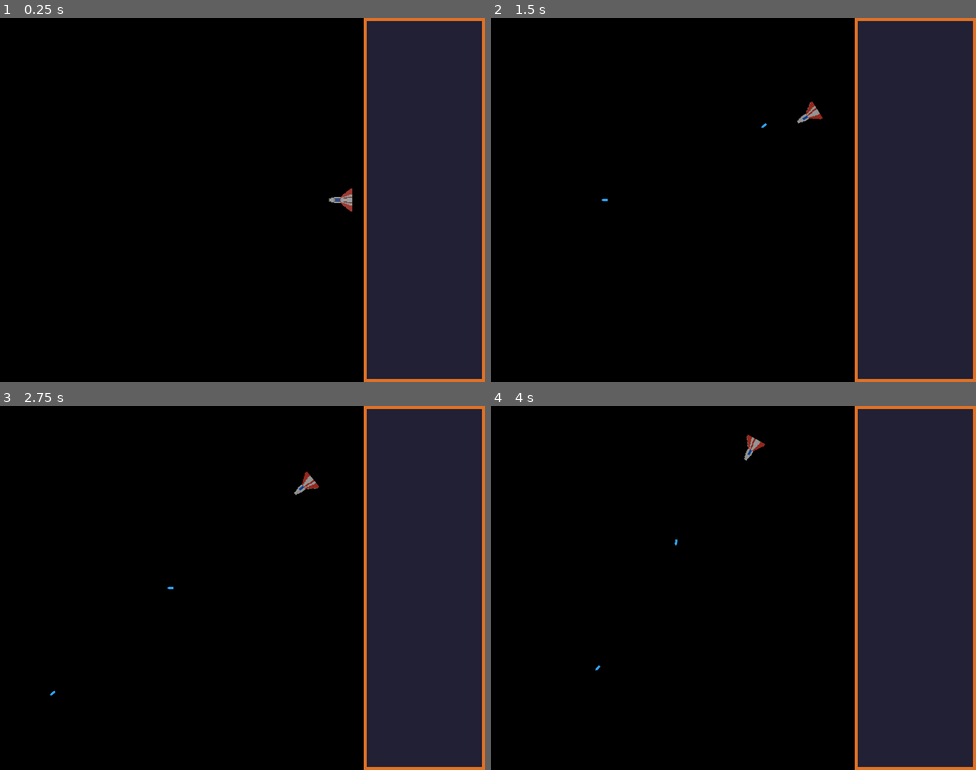
Above: before the commit, frames 1-4 (two rows, left to right).
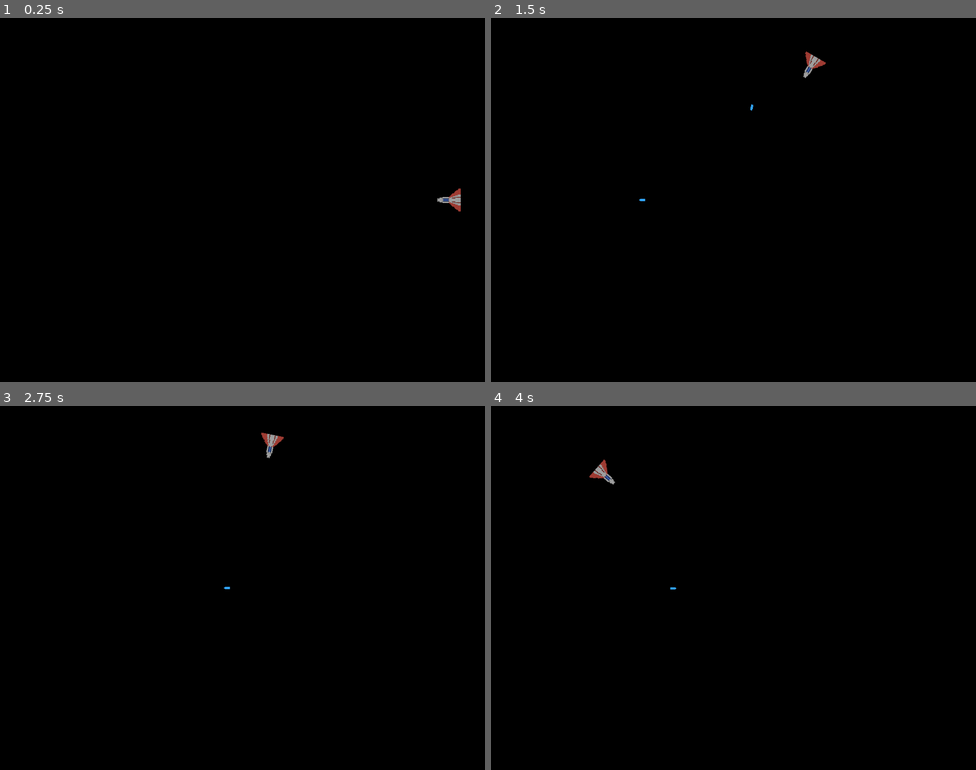
Above: after the commit, the same moments.

Repository: FrozenWellGames/moray_game_jam_2025
Game: Godot game, scene res://Game/game.tscn
Same seed, same stepped clock (60 frames per second), same inputs: the game is played once before the commit and once after it.
Inputs:
- Up to frame 1 (0.25 s): no input
- Up to frame 2 (1.5 s): tap Enter at 0.5 s; hold Right (move_right) 0.53-1.28 s; hold Ctrl (fire) 0.53-1.28 s; hold Left (move_left) from 1.28 s (still down); tap Ctrl (fire) at 1.35 s
- Up to frame 3 (2.75 s): release Left (move_left) at 2.03 s; hold Right (move_right) from 2.03 s (still down); hold Ctrl (fire) from 2.03 s (still down)
- Up to frame 4 (4 s): release Ctrl (fire) at 2.78 s; tap Ctrl (fire) at 2.85 s; release Right (move_right) at 3.53 s; hold Left (move_left) from 3.53 s (still down); hold Ctrl (fire) from 3.53 s (still down)

The runs differ from the first frame. In frame 1, 25% of the frame differs, in the area x 67-100%, y 0-100%; in frame 2, 25%, in the area x 22-100%, y 0-100%; in frame 3, 25%; in frame 4, 25%.

Commit message:
changed rotation to oval instead of perfect circle

Diff:
--- a/Game/game.tscn
+++ b/Game/game.tscn
@@ -14,10 +14,10 @@
 rotation_center = NodePath("../RotationCenter")
 
 [node name="Sprite2D" type="Sprite2D" parent="."]
-position = Vector2(960, 0)
+position = Vector2(1821, 656)
 scale = Vector2(2, 2)
 texture = ExtResource("4_jcm6v")
 centered = false
 
 [node name="RotationCenter" type="Marker2D" parent="."]
-position = Vector2(480, 480)
+position = Vector2(640, 480)
--- a/Player/components/animation_component.gd
+++ b/Player/components/animation_component.gd
@@ -7,9 +7,10 @@
 
 
 func handle_player_animation(move_direction: float) -> void:
-	if move_direction < -0.2:
-		animation_player.play("fly_left")
-	elif move_direction > 0.2:
-		animation_player.play("fly_right")
-	else:
-		animation_player.play("fly_level")
+	#if move_direction < -0.2:
+		#animation_player.play("fly_left")
+	#elif move_direction > 0.2:
+		#animation_player.play("fly_right")
+	#else:
+		#animation_player.play("fly_level")
+	animation_player.play("fly_level")
--- a/Player/components/scripts/movement_component.gd
+++ b/Player/components/scripts/movement_component.gd
@@ -2,7 +2,7 @@
 extends Node
 
 @export_subgroup("settings")
-@export var speed: float = 1.0
+@export var speed: float = 2.1
 
 var angle = 0.0
 
@@ -12,6 +12,8 @@
 
 	angle -= direction * speed * delta
 
-	player_body.position.x = rotation_center.position.x + radius * cos(angle)
-	player_body.position.y = rotation_center.position.y + radius * sin(angle)
-	print((screen_size.x / 100) * 37)
+	var oval_radius_x = radius * 1.3
+	var oval_radius_y = radius * 0.9
+
+	player_body.position.x = rotation_center.position.x + oval_radius_x * cos(angle)
+	player_body.position.y = rotation_center.position.y + oval_radius_y * sin(angle)
--- a/Player/player_laser.gd
+++ b/Player/player_laser.gd
@@ -2,7 +2,7 @@
 extends Node2D
 
 @export_subgroup("settings")
-@export var speed: float = 600.00
+@export var speed: float = 800.00
 
 var direction = Vector2.ZERO
 
